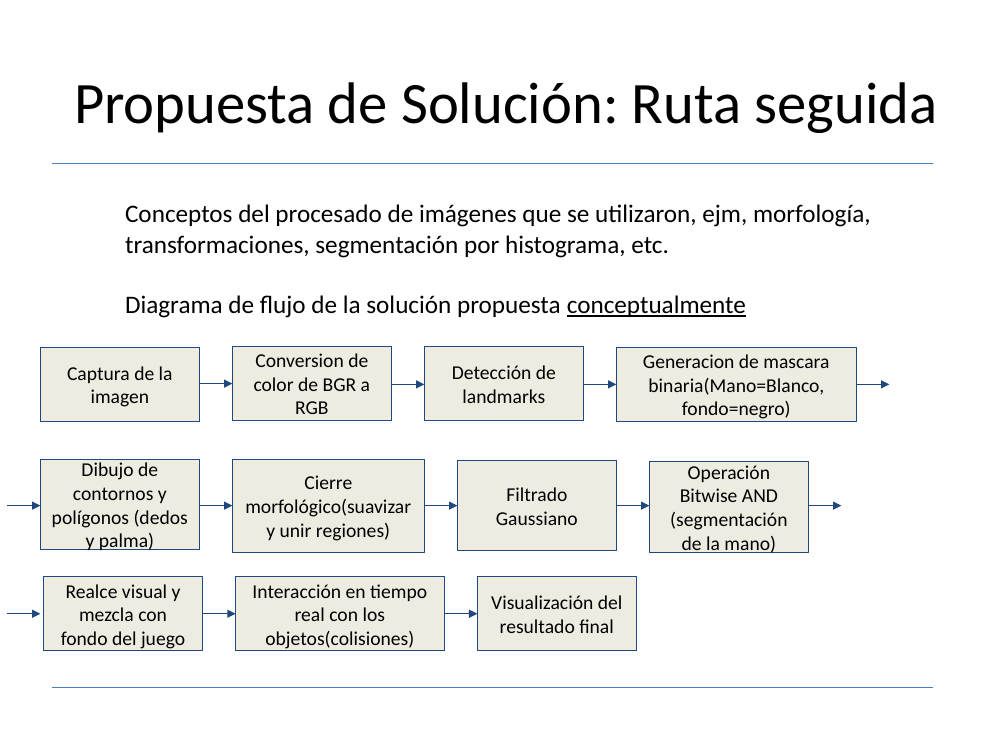
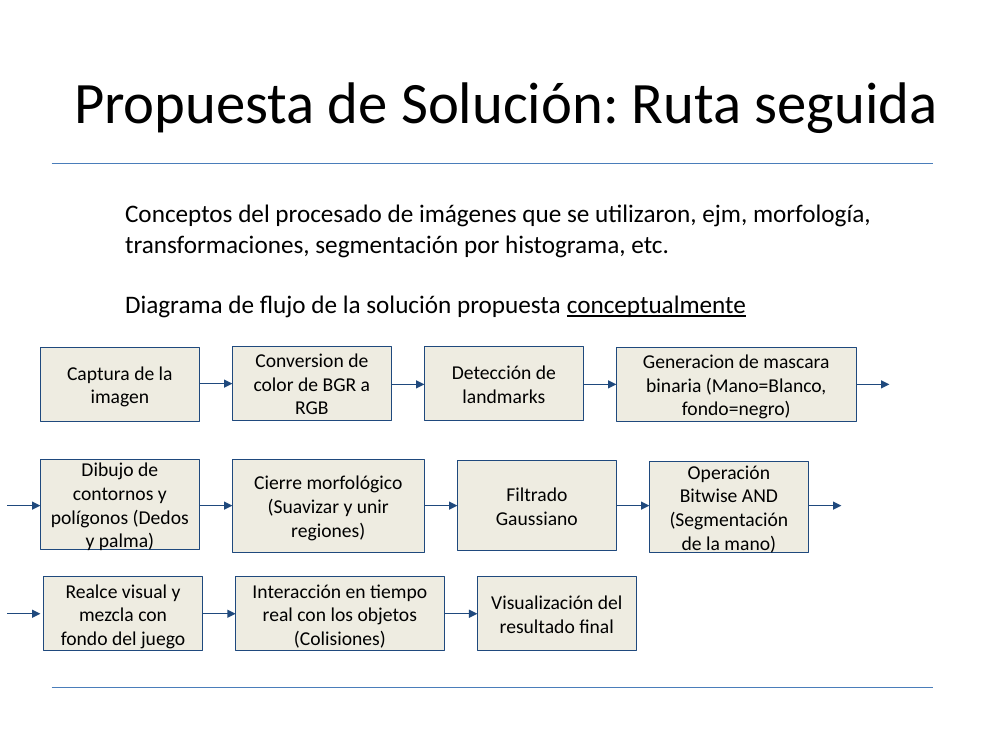
Before and after one commit to GenCabMon/galaxyGuardian, a slide deck: slide 3 of PDI_ExpoJuego.pptx. Drawn at 1008x756 pixels with LibreOffice and Linux fonts; fonts in the diff are those of the drawing. Boxes give left, top, right and bottom in pixels: in the first picture for what was removed or moved away, otherwise in the second. Text is boxed around its words. In the diff, an @@ line names an element or a change of style, - is before the commit and + after.

```diff
--- a/PDI_ExpoJuego.pptx
+++ b/PDI_ExpoJuego.pptx
@@ text in rectangle at <box>643,354,829,419</box>: spaces changed @@
-Generacion de mascara binaria(Mano=Blanco, fondo=negro)
+Generacion de mascara binaria (Mano=Blanco, fondo=negro)
@@ text in rectangle at <box>51,462,189,550</box>: text changed @@
-Dibujo de contornos y polígonos (dedos y palma)
+Dibujo de contornos y polígonos (Dedos y palma)
@@ text in rectangle at <box>254,475,403,541</box>: text changed @@
-Cierre morfológico(suavizar y unir regiones)
+Cierre morfológico (Suavizar y unir regiones)
@@ text in rectangle at <box>670,465,789,553</box>: text changed @@
-Operación Bitwise AND (segmentación de la mano)
+Operación Bitwise AND (Segmentación de la mano)
@@ text in rectangle at <box>252,584,427,648</box>: text changed @@
-Interacción en tiempo real con los objetos(colisiones)
+Interacción en tiempo real con los objetos (Colisiones)
```
Also in this commit, not shown: 5 other slides changed, 2 other files.
